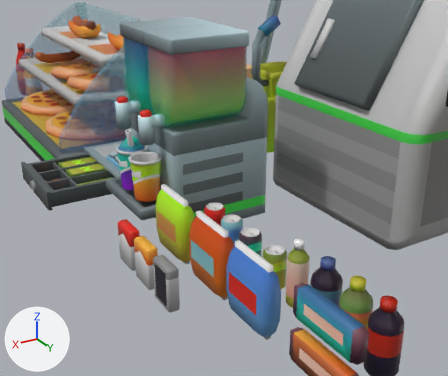
What one commit did to the FBX model Assets/3_Art/Props and Level Pieces/PropKitMain/PropKitMain.fbx.
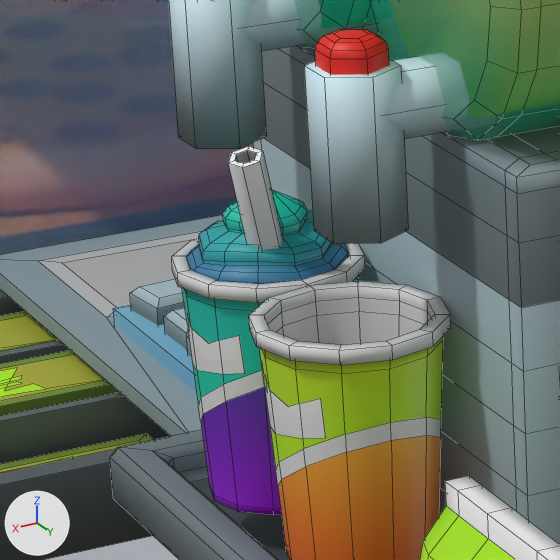
There are two pictures of each version: one from a 50 mm lens placed at (8.28, 7.36, 8.76), pointed at (-0.48, -7.22, 1.46), one close up on the part from 19% to 40% of the width and 28% to 53% of the height. Every picture has the same lights, and +X, +Y and +Z are marked at lower left. The close-ups show mesh edges as thin lines. Where no turn or scale is listed for an object, it has been applied to the vertices. Vertices at the same position are counted once.

The scene before the commit, as lines of its bpy script (objects in view):
```python
me_cylinder_007 = bpy.data.meshes.new('Cylinder.007')
me_cylinder_007.from_pydata(...)  # 988 vertices, 867 faces; spans x -1.3..2.97, y -1.76..1.75, z 0.0..5.89
# faces by material slot: [623, 244]
me_cylinder_007.materials.append(mat_gradient_main)  # picture img_gradient_main_png
me_cylinder_007.materials.append(mat_gradient_transparent)  # picture img_gradient_main_png
me_cylinder_008 = bpy.data.meshes.new('Cylinder.008')
me_cylinder_008.from_pydata(...)  # 183 vertices, 166 faces; spans x -0.494..0.494, y -0.494..0.494, z 0.0..1.282
me_cylinder_008.materials.append(mat_gradient_main)  # picture img_gradient_main_png
me_cylinder_011 = bpy.data.meshes.new('Cylinder.011')
me_cylinder_011.from_pydata(...)  # 327 vertices, 310 faces; spans x -0.49..0.49, y -0.49..0.49, z 0.0..1.64
me_cylinder_011.materials.append(mat_gradient_main)  # picture img_gradient_main_png
ob_cup_01 = bpy.data.objects.new('cup_01', me_cylinder_011)
ob_cup_01.location = (1.397, -9.628, 1.073)
ob_cup_02 = bpy.data.objects.new('cup_02', me_cylinder_008)
ob_cup_02.location = (1.397, -8.622, 1.073)
ob_machine_002 = bpy.data.objects.new('Machine.002', me_cylinder_007)
ob_machine_002.location = (-1.022, -9.317, 0.002)
# also in view: 'register' at (-0.52, -13.02, 0.87); 'snack_001' at (1.52, -6.51, 1.09); 'hotFoodDisplay' at (-0.24, -19.82, 2.17); 'buttonR' at (1.39, -8.45, 3.72); 'straw' at (1.46, -9.45, 2.36)
```
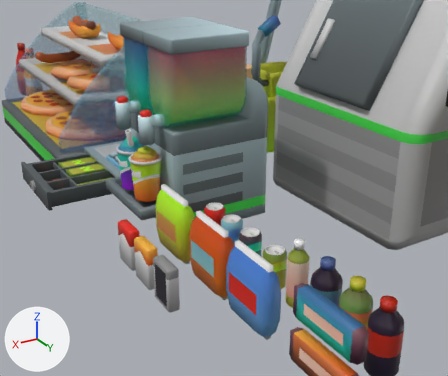
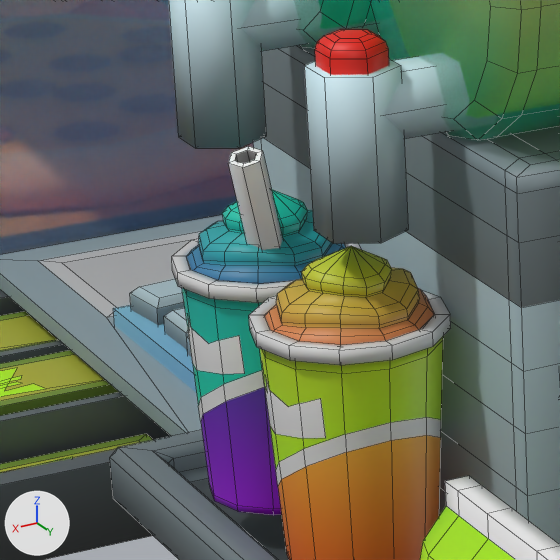
Where the newer file only moved an object's origin or applied its transform, the numbers keep the older frame.

Where the change shows, as pixel boxes [x1, y1, x2, y2] in the close-ups (560 x 560 px):
'cup_02', reshaped
    before: [249, 281, 451, 560]
    after: [249, 246, 451, 560]
part 1 of me_cylinder_008, added
    after: [265, 246, 434, 345]

The change, as a diff of the scene's bpy script:
```diff
--- a/Assets/3_Art/Props and Level Pieces/PropKitMain/PropKitMain.fbx.py
+++ b/Assets/3_Art/Props and Level Pieces/PropKitMain/PropKitMain.fbx.py
@@ me_cylinder_008 @@
 # used by ob_cup_02; location = (1.397, -8.622, 1.073)
-me_cylinder_008.from_pydata(...)  # 183 vertices, 166 faces; spans x -0.494..0.494, y -0.494..0.494, z 0.0..1.282
+me_cylinder_008.from_pydata(...)  # 327 vertices, 310 faces; spans x -0.494..0.494, y -0.494..0.494, z 0.0..1.633
+# me_cylinder_008 part 1: a new loose piece of 145 vertices spanning x -0.419..0.426, y -0.426..0.423, z 1.171..1.633, in mat_gradient_main (picture img_gradient_main_png)
 me_cylinder_008.materials.append(mat_gradient_main)
```
